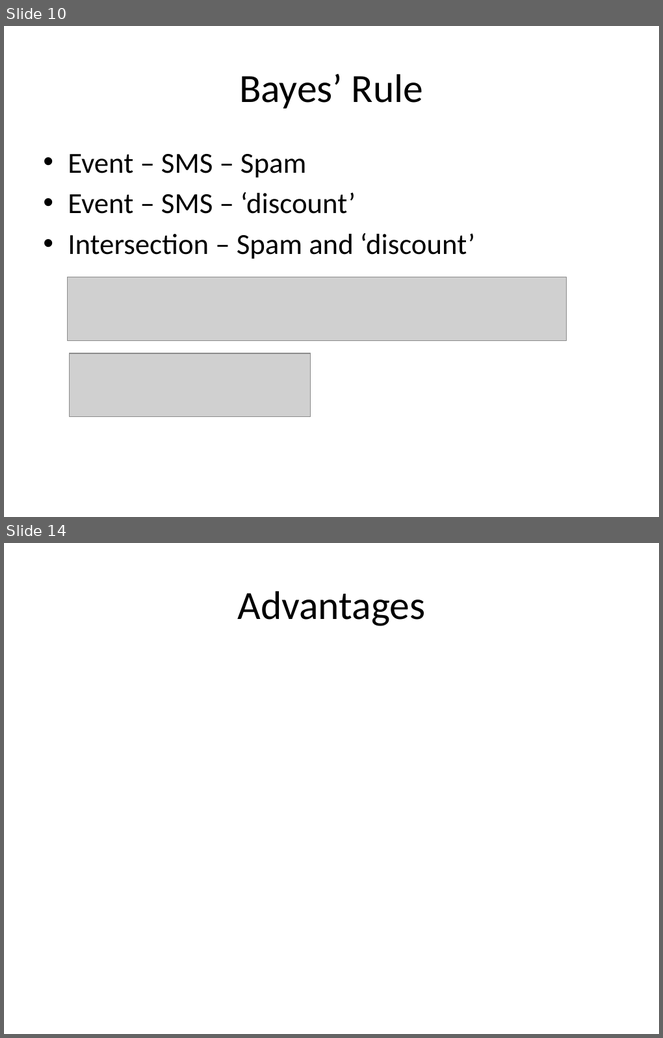
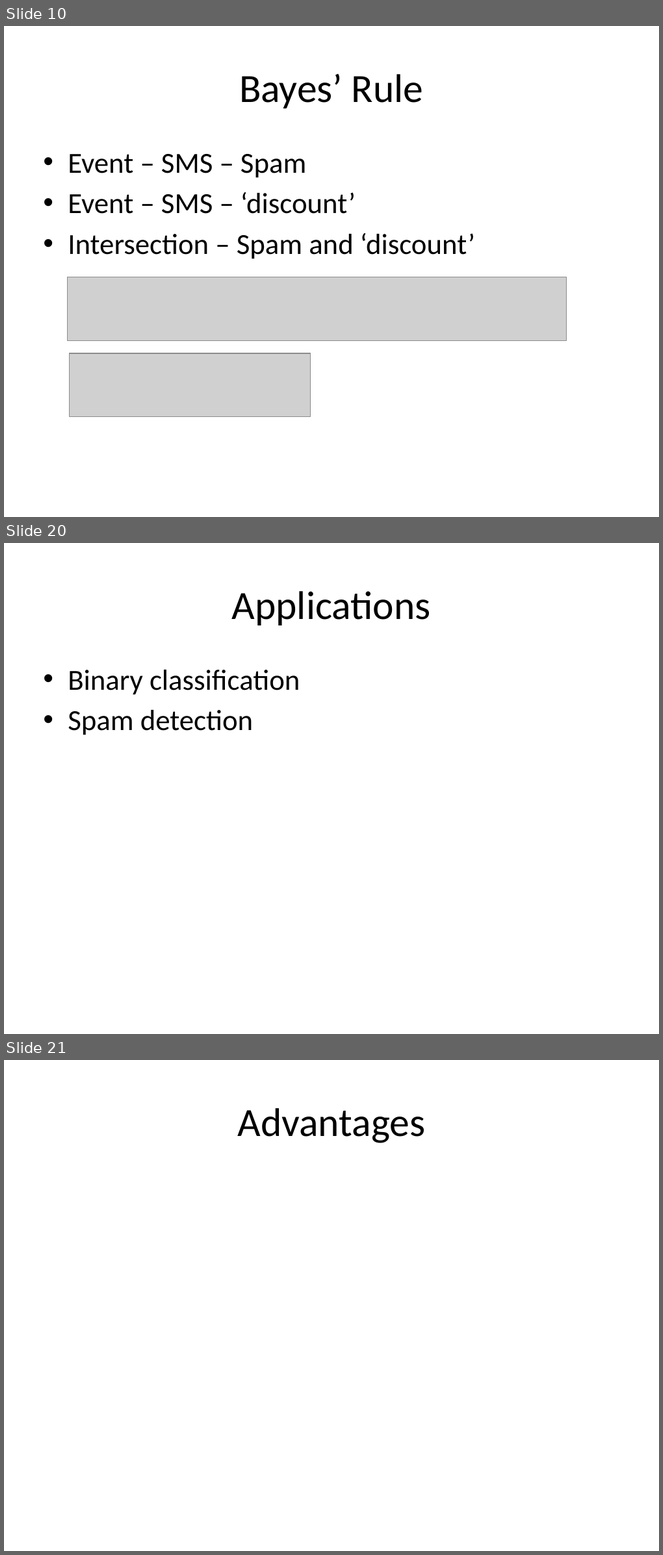
Before and after one commit to look4pritam/ArtificialIntelligence, a slide deck: MachineLearning/NaiveBayes/NaiveBayes.pptx. Shown one above the other, each under a label of ours: slides 10 and 14 before the commit, slides 10, 20 and 21 after it; the slides between them are not shown. The pictures are 663x1038 and 663x1555 pixels, drawn with LibreOffice and Linux fonts; fonts in the diff are those of the drawing; grey boxes stand for pictures. Boxes give left, top, right and bottom in pixels: in the first picture for what was removed or moved away, otherwise in the second. Text is boxed around its words. In the diff, an @@ line names an element or a change of style, - is before the commit and + after.

```diff
--- a/MachineLearning/NaiveBayes/NaiveBayes.pptx
+++ b/MachineLearning/NaiveBayes/NaiveBayes.pptx
@@ slide 20 added at box(4, 543, 659, 1034), background #FFFFFF @@
@@ title added at box(232, 591, 431, 626), 44 pt, text #000000 @@
+Applications
@@ text added at box(68, 670, 300, 735), 32 pt, text #000000 @@
+• Binary classification
+• Spam detection
@@ what was slide 14 is now slide 21 @@
```
Also in this commit, not shown: 2 slides changed, 7 other slides added, 1 slide removed.
